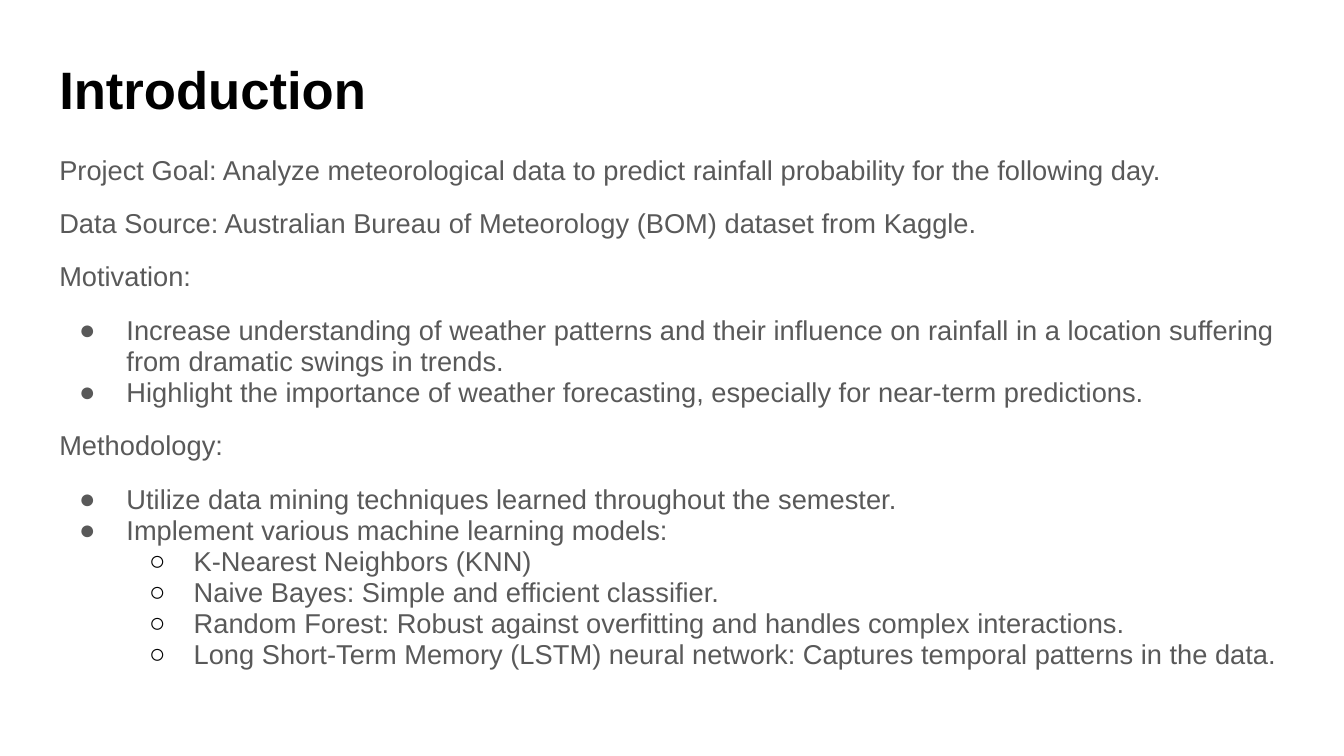
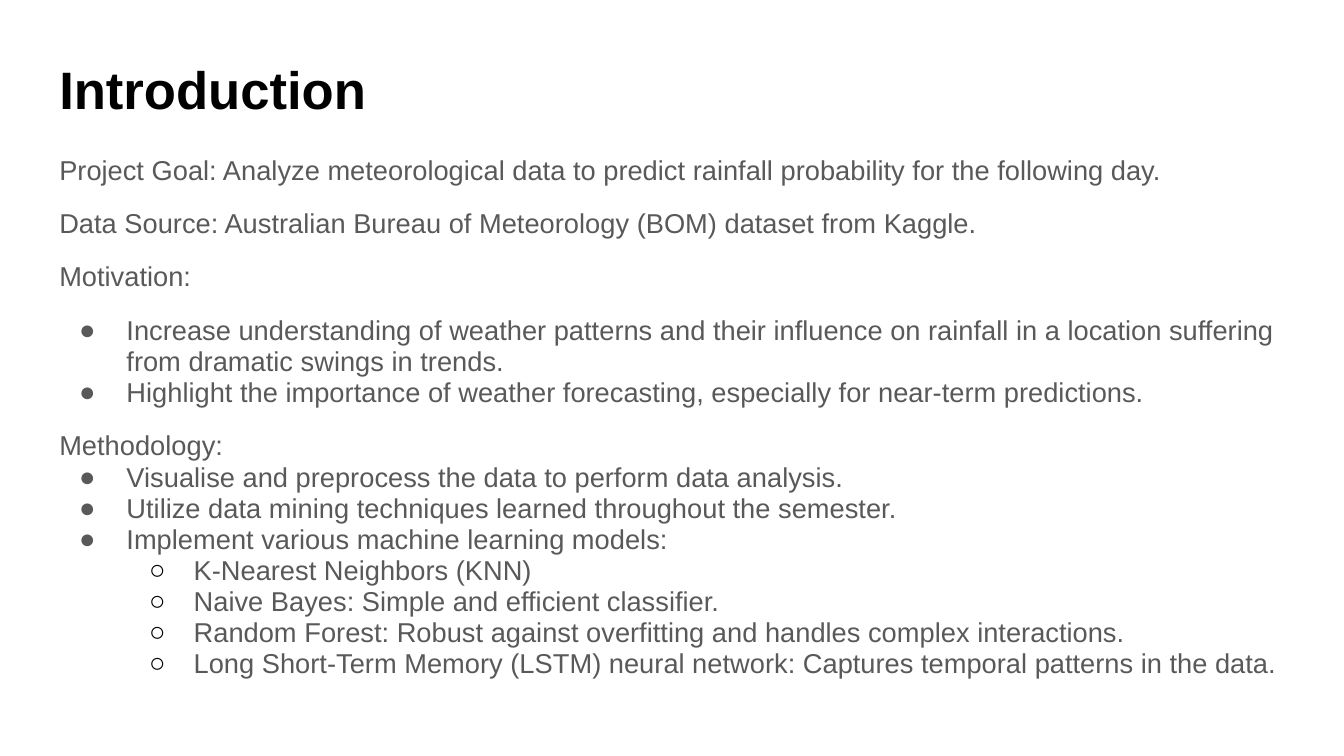
Before and after one commit to LucaBulfon00/DataMining-Australia, a slide deck: slide 2 of Australia.pptx. Drawn at 1344x756 pixels with LibreOffice and Linux fonts; fonts in the diff are those of the drawing. Boxes give left, top, right and bottom in pixels: in the first picture for what was removed or moved away, otherwise in the second. Text is boxed around its words. In the diff, an @@ line names an element or a change of style, - is before the commit and + after.

```diff
--- a/Australia.pptx
+++ b/Australia.pptx
@@ text at [126,467,843,491]: paragraph added @@
+● Visualise and preprocess the data to perform data analysis.
@@ text at [126,498,896,522]: less space between paragraphs @@
```
